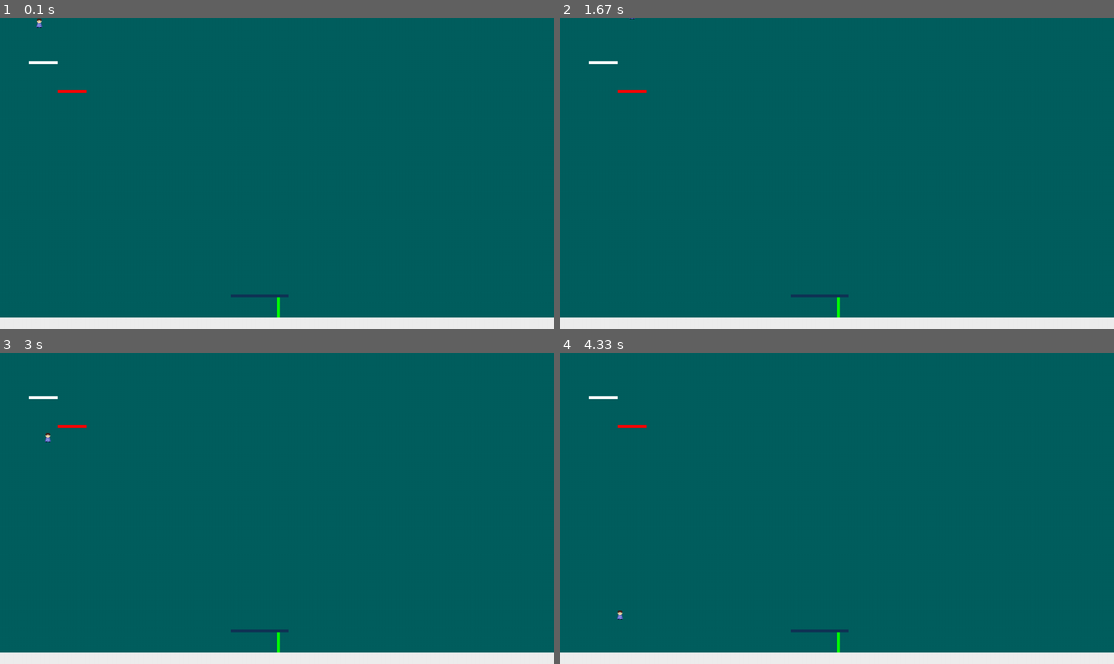
Above: before the commit, frames 1-4 (two rows, left to right).
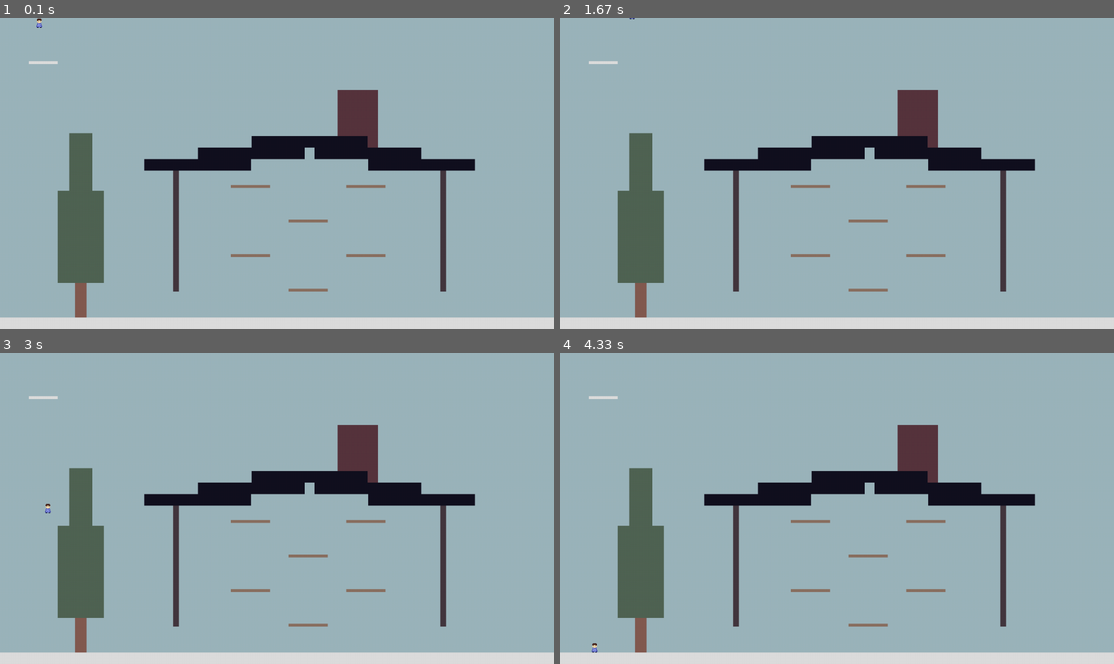
Above: after the commit, the same moments.

Repository: samuelaa02/CPSC-4160
Game: pygame game, started from Project 1/Project1Game.py
The game is run twice, just before and just after one commit, with the same random seed, the same clock (stepped at 60 frames per second) and the same inputs.
Inputs:
- Up to frame 1 (0.1 s): no input
- Up to frame 2 (1.67 s): hold D 0.33-0.8 s; hold W 0.83-1.13 s; hold D 1.17-1.63 s
- Up to frame 3 (3 s): hold A 1.67-2.2 s; hold A 2.23-2.63 s; hold W from 2.67 s (still down)
- Up to frame 4 (4.33 s): release W at 3.03 s; hold D 3.07-3.7 s; hold A 3.73-4.2 s; hold D from 4.23 s (still down)

The runs differ from the first frame. In frame 1, 96% of the frame differs, in the area x 0-100%, y 0-97%; in frame 2, 96%; in frame 3, 96%; in frame 4, 96%.

Commit message:
updated readme

Diff:
--- a/Project 1/Project1Game.py
+++ b/Project 1/Project1Game.py
@@ -4,7 +4,7 @@
 pygame.init
 pygame.display.set_caption("Sam's Project 1")
 displayFlags = pygame.SCALED | pygame.RESIZABLE
-gameWindow = pygame.display.set_mode((960,540),displayFlags)
+gameWindow = pygame.display.set_mode((960, 540),displayFlags)
 
 model = Model.Model()
 controller = Controller.Controller(model)
--- a/Project 1/View.py
+++ b/Project 1/View.py
@@ -1,6 +1,6 @@
 import pygame, sys, Model
 
-BACKGROUND_COLOR = 0x006060
+BACKGROUND_COLOR = 0x9cb4bc
 
 class View:
 
--- a/Project 1/level.txt
+++ b/Project 1/level.txt
@@ -1,5 +1,20 @@
-#eeeeee 0 520 960 20
-#00ff00 480 480 5 40
-#ff0000 100 125 50 5
-#ffffff 50 75 50 5
-#123456 400 480 100 5
+#dddddd 0 520 960 20
+#dddddd 50 75 50 5
+#443740 300 265 10 210
+#443740 763 265 10 210
+#8b7061 500 470 68 5
+#8b7061 500 350 68 5
+#8b7061 400 410 68 5
+#8b7061 600 410 68 5
+#8b7061 400 290 68 5
+#8b7061 600 290 68 5
+#57353e 585 125 70 100
+#131020 250 245 185 20
+#131020 343 225 185 20
+#131020 436 205 185 20
+#131020 638 245 185 20
+#131020 545 225 185 20
+#131020 452 205 185 20
+#835a51 130 460 20 60
+#516454 100 300 80 160
+#516454 120 200 40 100
Not shown, changed: Project 1/README
Binary file added: Project 1/documentation images/Project 1 Falling.png
Binary file added: Project 1/documentation images/Project 1 Just Started.png
Binary file added: Project 1/documentation images/Project 1 Shot Some projectiles.png
